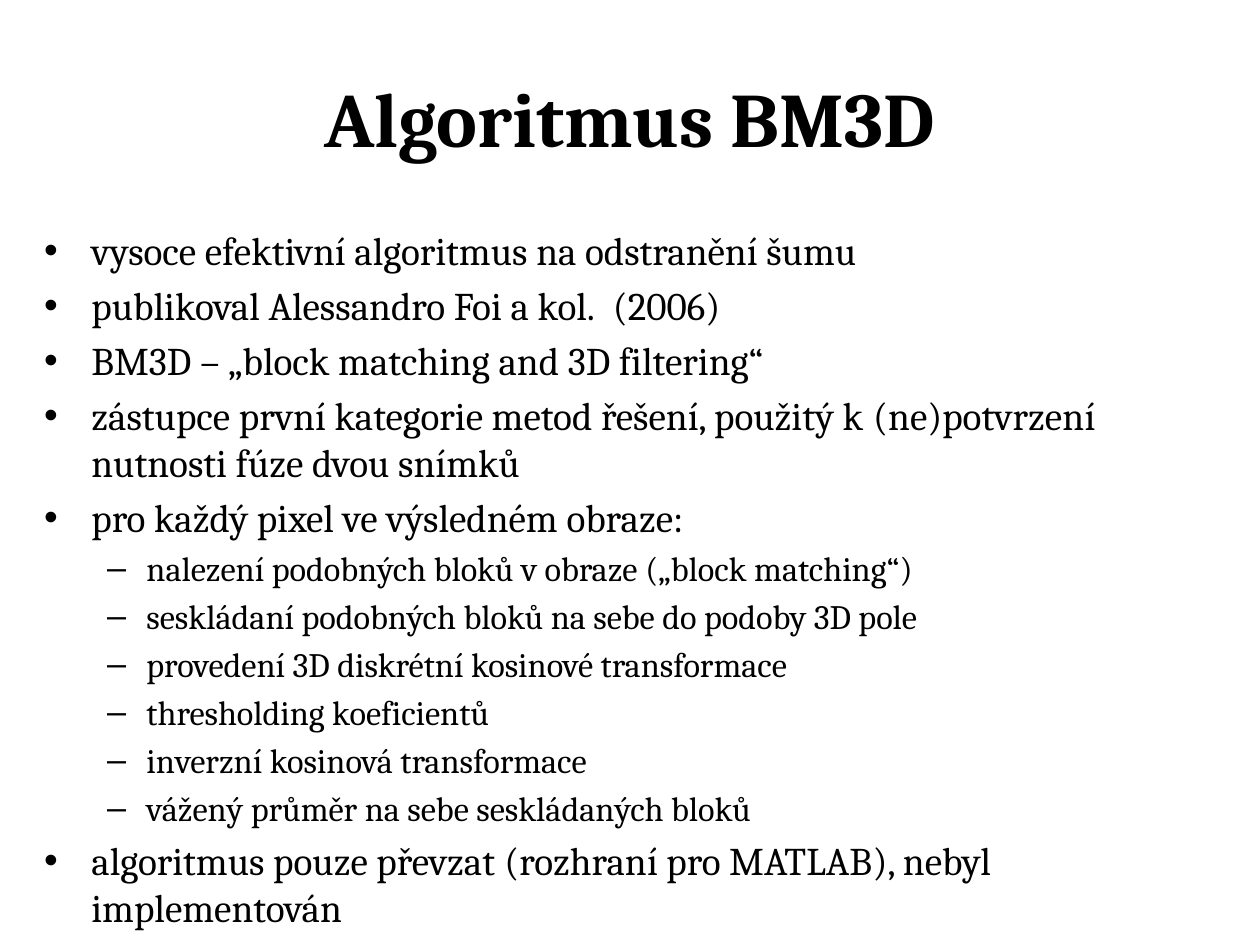
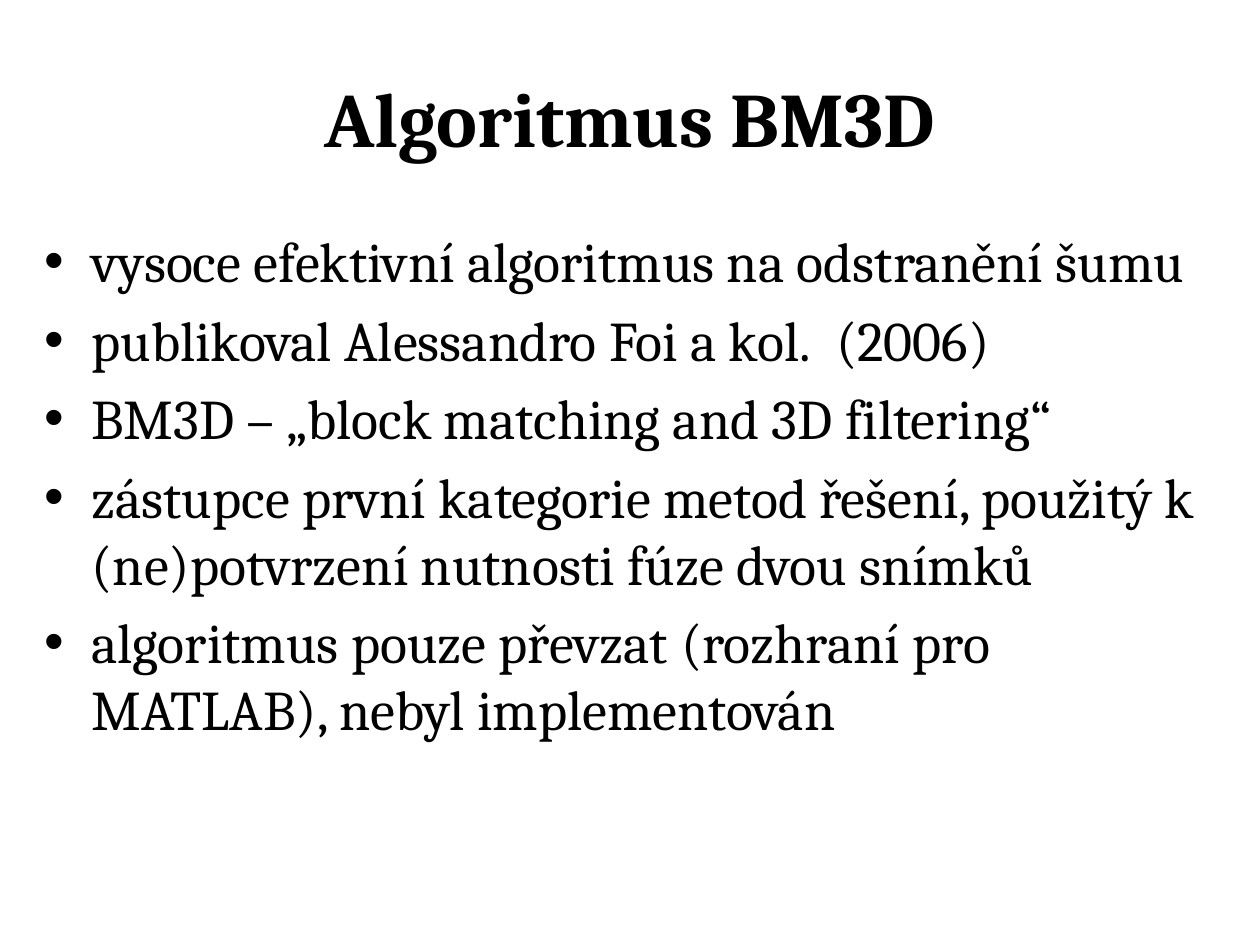
Before and after one commit to jozefsabo/Thesis, a slide deck: slide 7 of Docs/Jozef Sabo - Prezentace obhajoba.pptx. Drawn at 1260x945 pixels with LibreOffice and Linux fonts; fonts in the diff are those of the drawing. Boxes give left, top, right and bottom in pixels: in the first picture for what was removed or moved away, otherwise in the second. Text is boxed around its words. In the diff, an @@ line names an element or a change of style, - is before the commit and + after.

```diff
--- a/Docs/Jozef Sabo - Prezentace obhajoba.pptx
+++ b/Docs/Jozef Sabo - Prezentace obhajoba.pptx
@@ text "vysoce efektivní algoritmus na odstranění ..." at bbox=[91, 242, 1194, 743]: size 22.4 to 32 pt; more space between paragraphs @@
@@ text at bbox=[91, 504, 917, 829]: paragraphs removed @@
-• pro každý pixel ve výsledném obraze:
-  – nalezení podobných bloků v obraze („block matching“)
-  – seskládaní podobných bloků na sebe do podoby 3D pole
-  – provedení 3D diskrétní kosinové transformace
-  – thresholding koeficientů
-  – inverzní kosinová transformace
-  – vážený průměr na sebe seskládaných bloků
```
Also in this commit, not shown: 6 other slides changed, 9 slides added, 7 slides removed, 1 other file.
